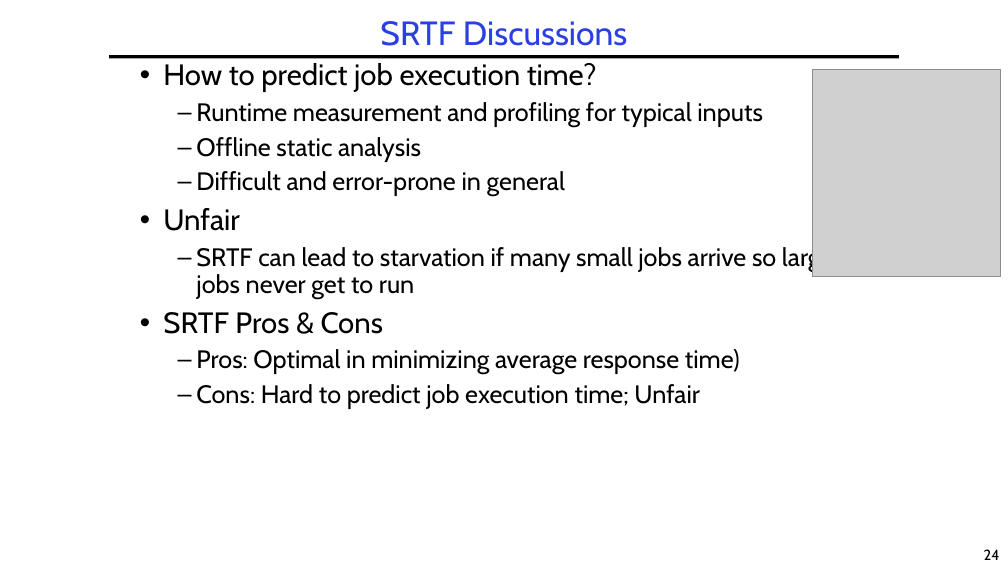
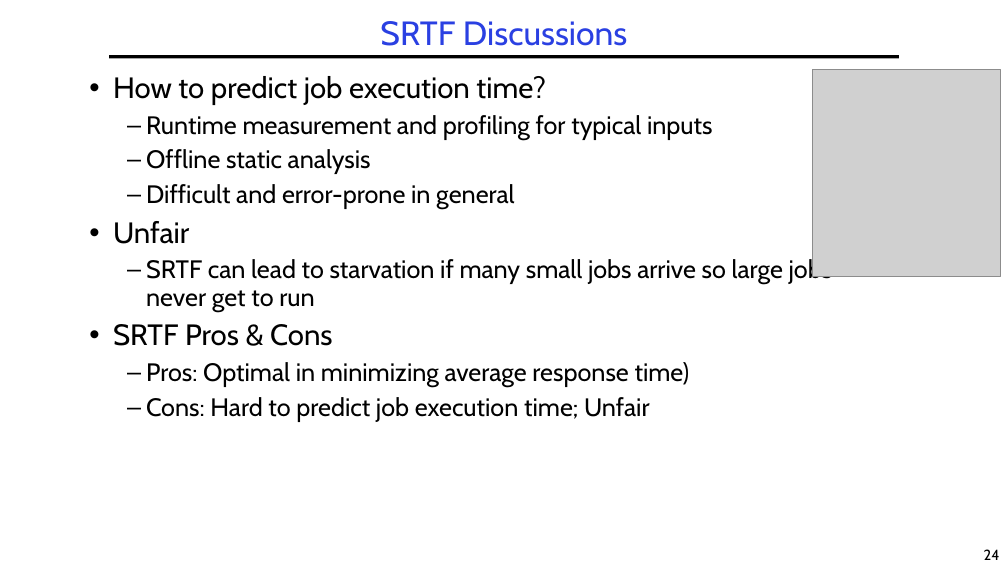
Before and after one commit to guhofstra/CSC256Fa25, a slide deck: slide 24 of PPTs/L5-Scheduling.pptx. Drawn at 1008x567 pixels with LibreOffice and Linux fonts; fonts in the diff are those of the drawing; grey boxes stand for pictures. Boxes give left, top, right and bottom in pixels: in the first picture for what was removed or moved away, otherwise in the second. Text is boxed around its words. In the diff, an @@ line names an element or a change of style, - is before the commit and + after.

```diff
--- a/PPTs/L5-Scheduling.pptx
+++ b/PPTs/L5-Scheduling.pptx
@@ text "How to predict job execution ..." rewrapped from bbox=[163, 63, 833, 409] to bbox=[113, 76, 833, 422] @@
```
Also in this commit, not shown: 3 other slides changed, 1 slide added, 21 other files.
